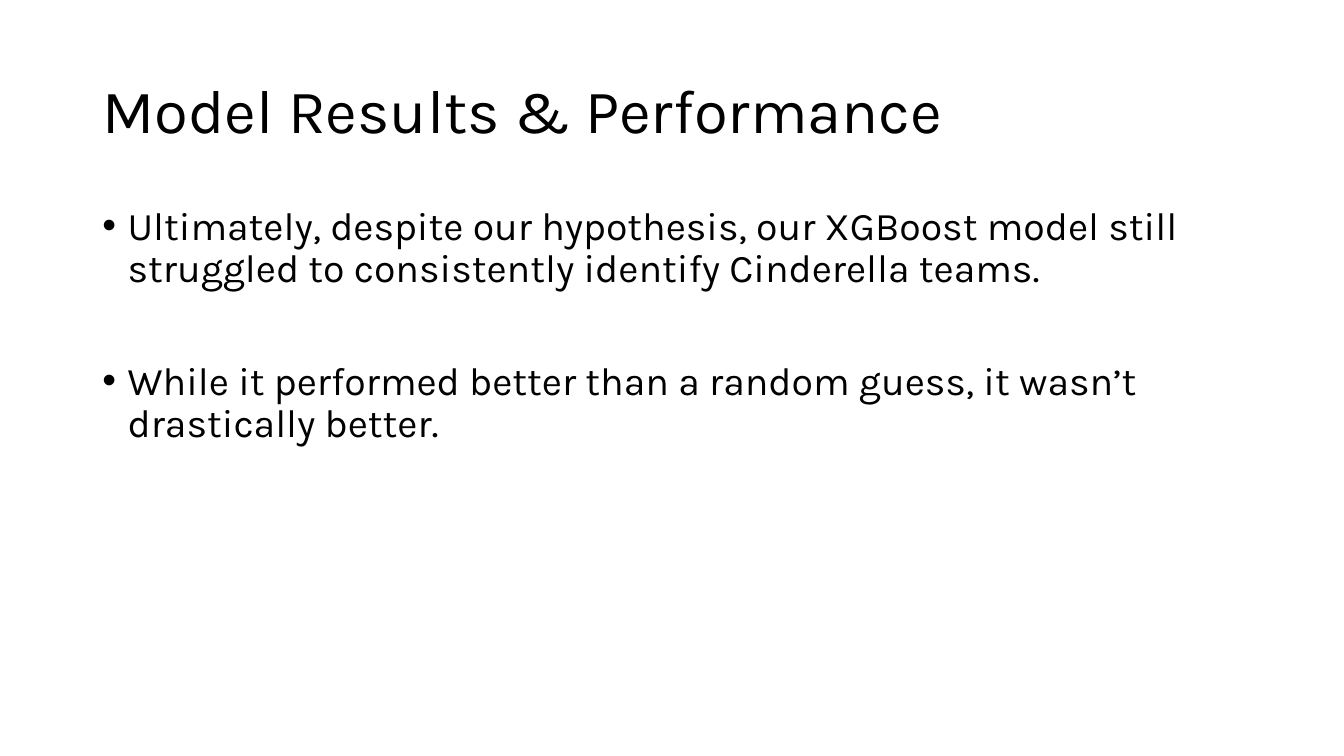
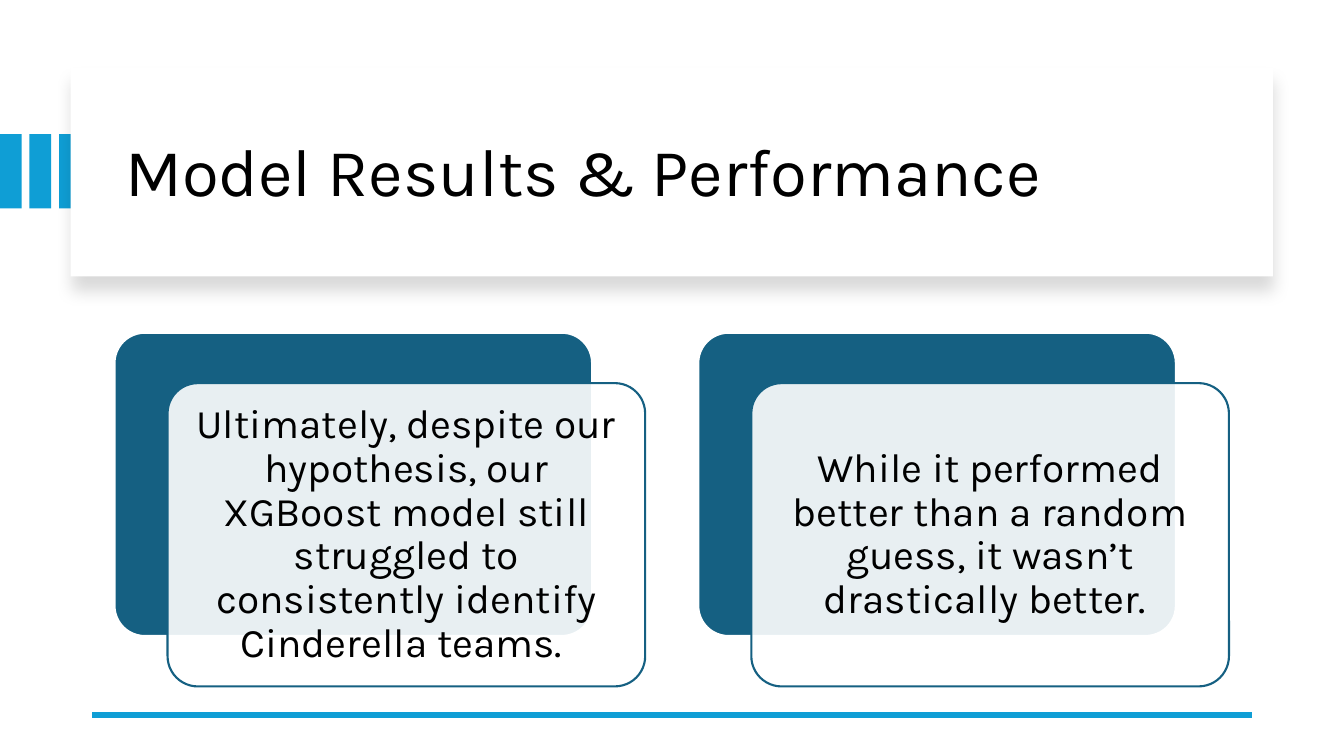
Before and after one commit to ThatTwoDude/STAT486_FinalProject, a slide deck: slide 12 of progress/ClassPresentation.pptx (slide 11 before the commit). Drawn at 1344x756 pixels with LibreOffice and Linux fonts; fonts in the diff are those of the drawing. Boxes give left, top, right and bottom in pixels: in the first picture for what was removed or moved away, otherwise in the second. Text is boxed around its words. In the diff, an @@ line names an element or a change of style, - is before the commit and + after.

```diff
--- a/progress/ClassPresentation.pptx
+++ b/progress/ClassPresentation.pptx
@@ rectangle added at (x1=71, y1=68, x2=1273, y2=276), fill #FFFFFF @@
@@ title "Model Results & Performance" moved from (x1=102, y1=90, x2=942, y2=134) to (x1=125, y1=149, x2=1041, y2=197) @@
@@ title "Model Results & Performance" at (x1=125, y1=149, x2=1041, y2=197): size 44 to 48 pt @@
@@ rectangle added at (x1=0, y1=134, x2=21, y2=209), fill #0F9ED5 @@
@@ rectangle added at (x1=29, y1=134, x2=50, y2=209), fill #0F9ED5 @@
@@ rectangle added at (x1=59, y1=134, x2=81, y2=209), fill #0F9ED5 @@
@@ text removed at (x1=128, y1=213, x2=1177, y2=447) @@
-• Ultimately, despite our hypothesis, our XGBoost model still struggled to consistently identify Cinderella teams.
-• While it performed better than a random guess, it wasn’t drastically better.
@@ group added at (x1=115, y1=333, x2=1229, y2=687): 4 rounded rectangles, 2 texts @@
+Ultimately, despite our hypothesis, our XGBoost model still struggled to consistently identify Cinderella teams.
+While it performed better than a random guess, it wasn’t drastically better.
@@ line added from (1252, 715) to (93, 715), #0F9ED5 4.5 pt @@
```
Also in this commit, not shown: 1 slide added, 4 other files.
